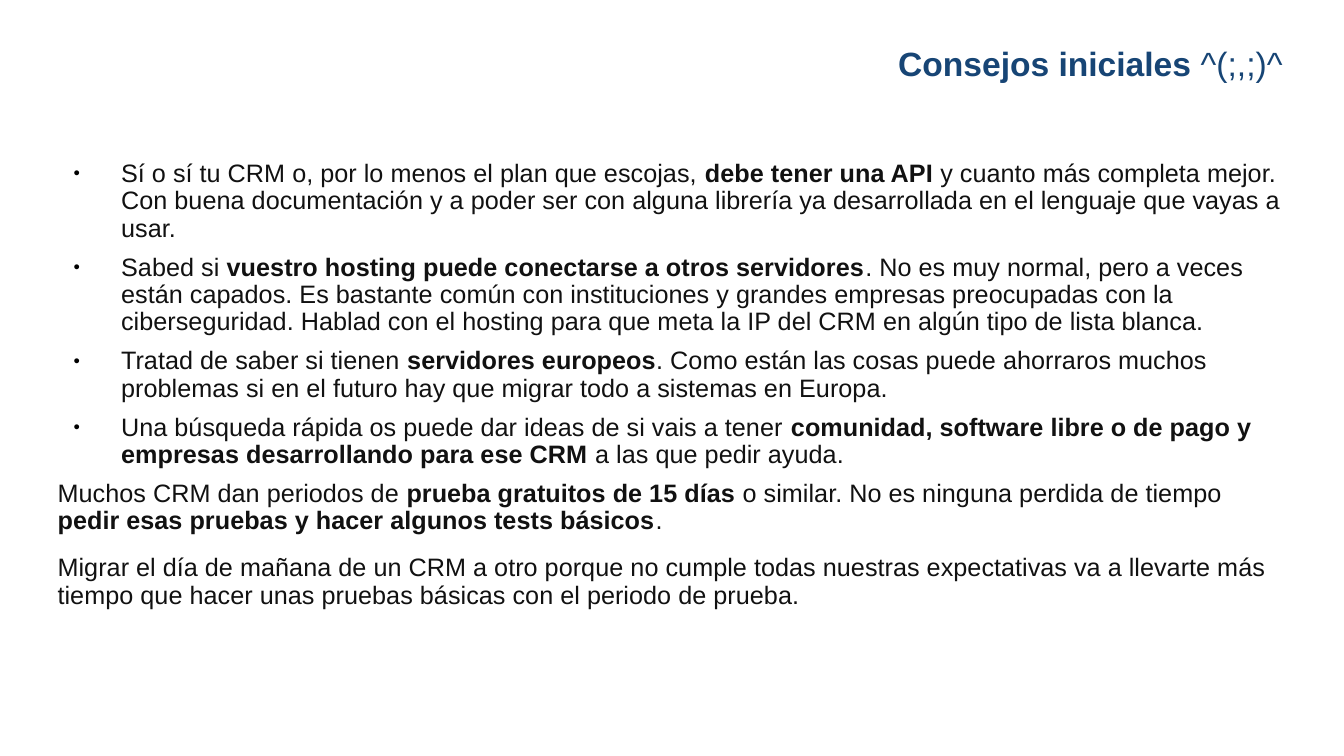
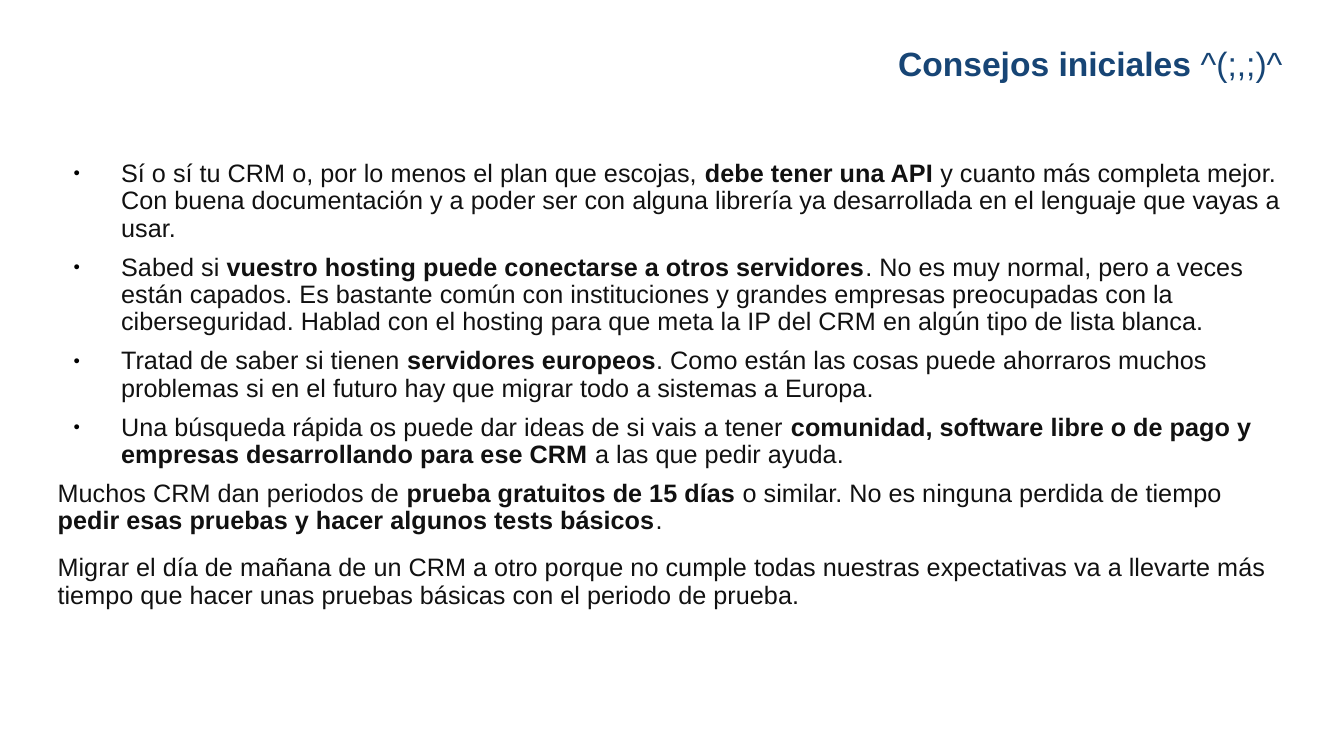
Before and after one commit to gwannon/WordCampBilbao2025, a slide deck: slide 4 of WCBIO25_Jorge-Monclus.pptx. Drawn at 1344x756 pixels with LibreOffice and Linux fonts; fonts in the diff are those of the drawing; background and template pictures are left out. Boxes give left, top, right and bottom in pixels: in the first picture for what was removed or moved away, otherwise in the second. Text is boxed around its words. In the diff, an @@ line names an element or a change of style, - is before the commit and + after.

```diff
--- a/WCBIO25_Jorge-Monclus.pptx
+++ b/WCBIO25_Jorge-Monclus.pptx
@@ text at (x1=121, y1=350, x2=1206, y2=402): text changed @@
-● Tratad de saber si tienen servidores europeos. Como están las cosas puede ahorraros muchos problemas si en el futuro hay que migrar todo a sistemas en Europa.
+● Tratad de saber si tienen servidores europeos. Como están las cosas puede ahorraros muchos problemas si en el futuro hay que migrar todo a sistemas a Europa.
```
Also in this commit, not shown: 11 other slides changed, 2 other files.
